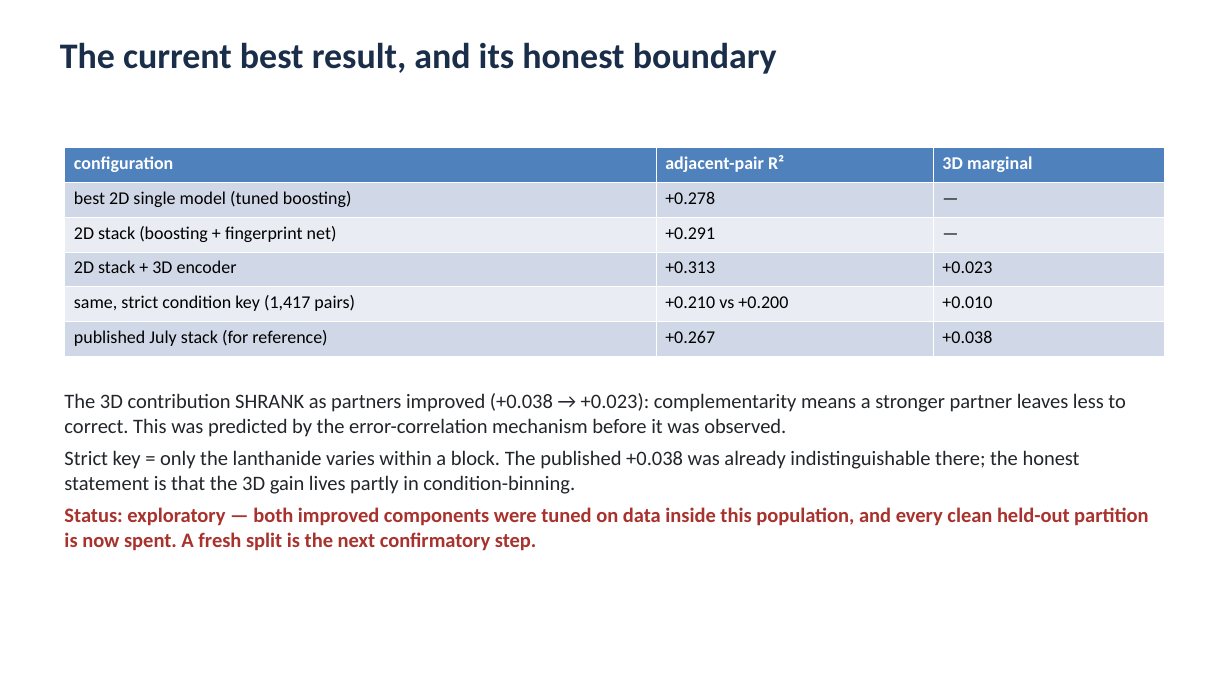
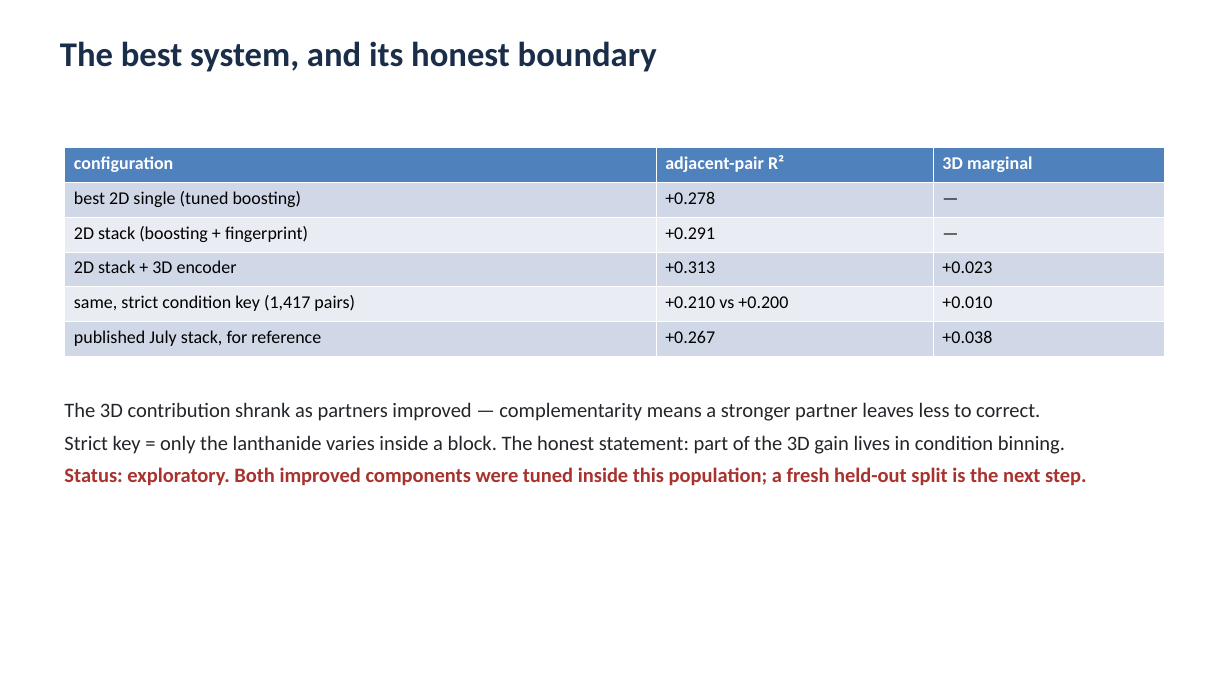
Before and after one commit to mironovb/lanthanidestrain, a slide deck: slide 11 of docs/vogiatzis_findings_2026-08.pptx (slide 10 before the commit). Drawn at 1232x693 pixels with LibreOffice and Linux fonts; fonts in the diff are those of the drawing. Boxes give left, top, right and bottom in pixels: in the first picture for what was removed or moved away, otherwise in the second. Text is boxed around its words. In the diff, an @@ line names an element or a change of style, - is before the commit and + after.

```diff
--- a/docs/vogiatzis_findings_2026-08.pptx
+++ b/docs/vogiatzis_findings_2026-08.pptx
@@ text at (60,41,657,72): text changed; size 28 to 27 pt @@
-The current best result, and its honest boundary
+The best system, and its honest boundary
@@ table at (65,148,1165,357) @@
-row 2, column 1: best 2D single model (tuned boosting)
+row 2, column 1: best 2D single (tuned boosting)
-row 3, column 1: 2D stack (boosting + fingerprint net)
+row 3, column 1: 2D stack (boosting + fingerprint)
-row 6, column 1: published July stack (for reference)
+row 6, column 1: published July stack, for reference
@@ text at (64,402,1087,486): text changed @@
-The 3D contribution SHRANK as partners improved (+0.038 → +0.023): complementarity means a stronger partner leaves less to correct. This was predicted by the error-correlation mechanism before it was observed.
-Strict key = only the lanthanide varies within a block. The published +0.038 was already indistinguishable there; the honest statement is that the 3D gain lives partly in condition-binning.
-Status: exploratory — both improved components were tuned on data inside this population, and every clean held-out partition is now spent. A fresh split is the next confirmatory step.
+The 3D contribution shrank as partners improved — complementarity means a stronger partner leaves less to correct.
+Strict key = only the lanthanide varies inside a block. The honest statement: part of the 3D gain lives in condition binning.
+Status: exploratory. Both improved components were tuned inside this population; a fresh held-out split is the next step.
```
Also in this commit, not shown: 15 other slides changed, 3 slides added, 1 slide removed, 1 other file.
